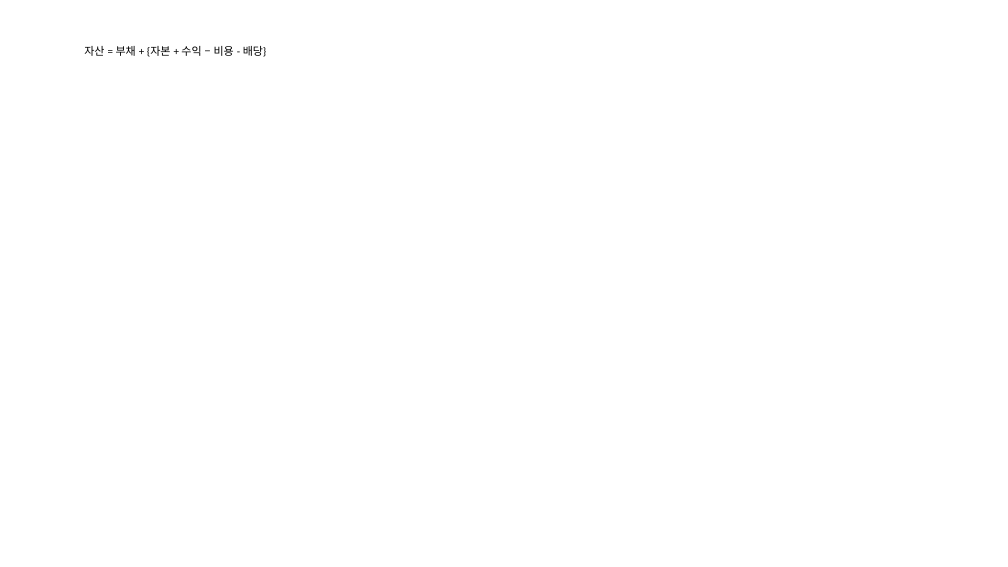
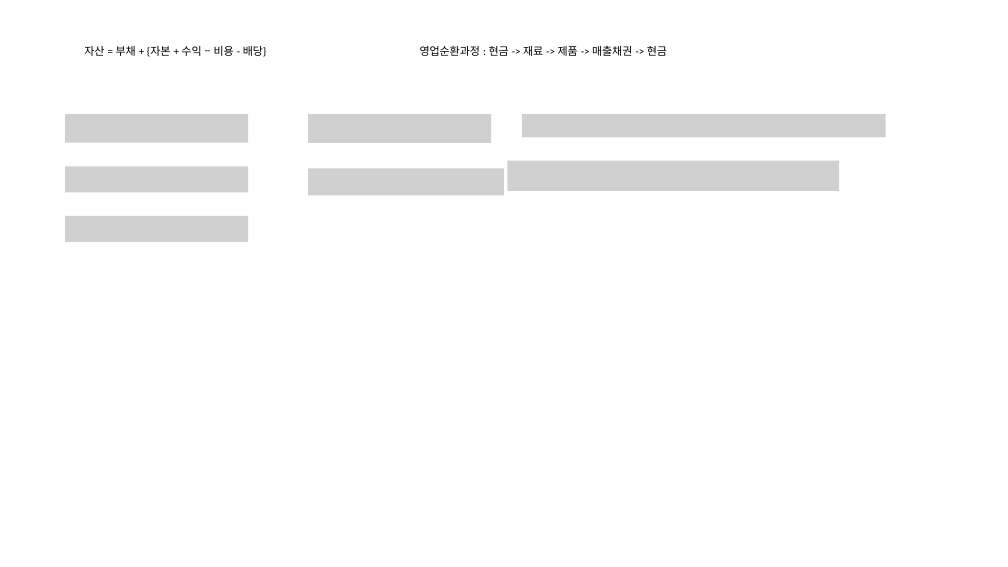
Before and after one commit to SangguKang/doc, a slide deck: slide 4 of template.pptx. Drawn at 1008x567 pixels with LibreOffice and Linux fonts; fonts in the diff are those of the drawing; grey boxes stand for pictures. Boxes give left, top, right and bottom in pixels: in the first picture for what was removed or moved away, otherwise in the second. Text is boxed around its words. In the diff, an @@ line names an element or a change of style, - is before the commit and + after.

```diff
--- a/template.pptx
+++ b/template.pptx
@@ text added at <box>420,46,667,56</box>, 10.5 pt, text #000000 @@
+영업순환과정 : 현금 -> 재료 -> 제품 -> 매출채권 -> 현금
@@ picture added at <box>65,114,248,143</box> @@
@@ picture added at <box>308,114,491,143</box> @@
@@ picture added at <box>523,114,886,138</box> @@
@@ picture added at <box>65,166,248,192</box> @@
@@ picture added at <box>308,169,504,196</box> @@
@@ picture added at <box>507,161,839,191</box> @@
@@ picture added at <box>65,216,248,242</box> @@
```
Also in this commit, not shown: 2 other slides changed, 2 other files.
